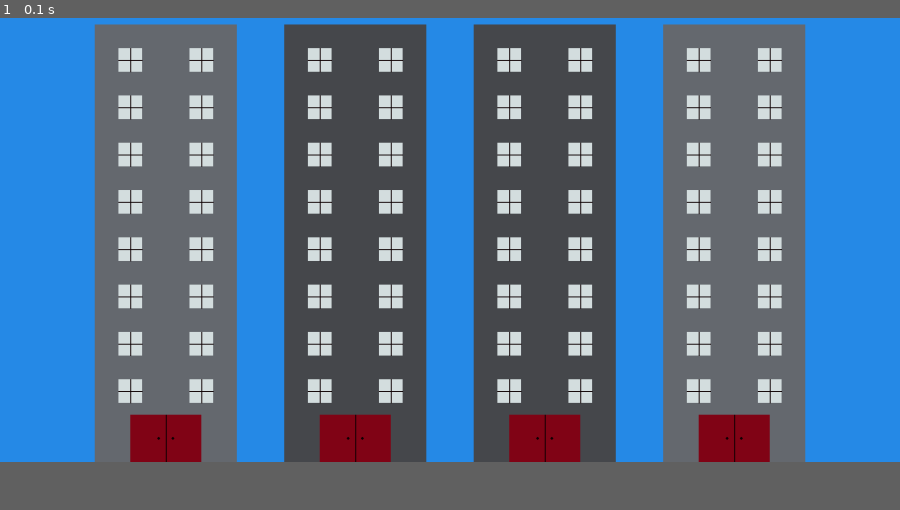
Above: before the commit, frame 1.
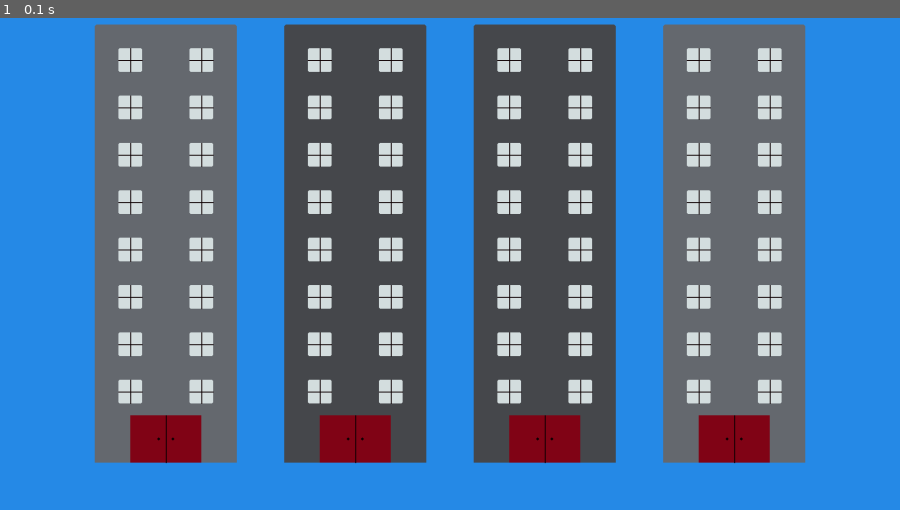
Above: after the commit, the same moment.

Repository: enzosuname/pygamefirst
Game: pygame game, started from ascene.py
Same seed, same stepped clock (60 frames per second), same inputs: the game is played once before the commit and once after it.
Inputs:
- Up to frame 1 (0.1 s): no input
The window is 900x473 before the commit and 900x521 after it. Grey fills any space a smaller window leaves; there, only what the larger window draws over its background counts as a difference.

The runs differ from the first frame. In frame 1, 1.3% of the frame differs, in the area x 10-90%, y 1-91%.

Commit message:
making a scene :sunglasses:

Diff:
--- a/ascene.py
+++ b/ascene.py
@@ -14,14 +14,14 @@
 #Game constants
 
 PI = m.pi
-SIZE = (1900,1000)
+SIZE = (1900,1100)
 FPS = 60
 
 #def for similar attributes
 
 def building(color,xmod=0):
     #Structure Draw
-    g.draw.rect(screen, color, [600+xmod,75,300,925])
+    g.draw.rect(screen, color, [600+xmod,75,300,925],border_top_right_radius=5,border_top_left_radius=5)
 
     #Door
     g.draw.rect(screen, DOOR, [675+xmod,900,150,100])
@@ -31,8 +31,8 @@
 
     #Windows
     for number in range(8):
-        g.draw.rect(screen, WINDOW, [650 + xmod, 125 + (100 * number), 50, 50])
-        g.draw.rect(screen, WINDOW, [800 + xmod, 125 + (100 * number), 50, 50])
+        g.draw.rect(screen, WINDOW, [650 + xmod, 125 + (100 * number), 50, 50],border_radius=3)
+        g.draw.rect(screen, WINDOW, [800 + xmod, 125 + (100 * number), 50, 50],border_radius=3)
         g.draw.line(screen, BLACKSHADE, [675.5 + xmod, 125 + (100 * number)], [675.5 + xmod, 175 + (100 * number)],
                     width=2)
         g.draw.line(screen, BLACKSHADE, [825.5 + xmod, 125 + (100 * number)], [825.5 + xmod, 175 + (100 * number)],
